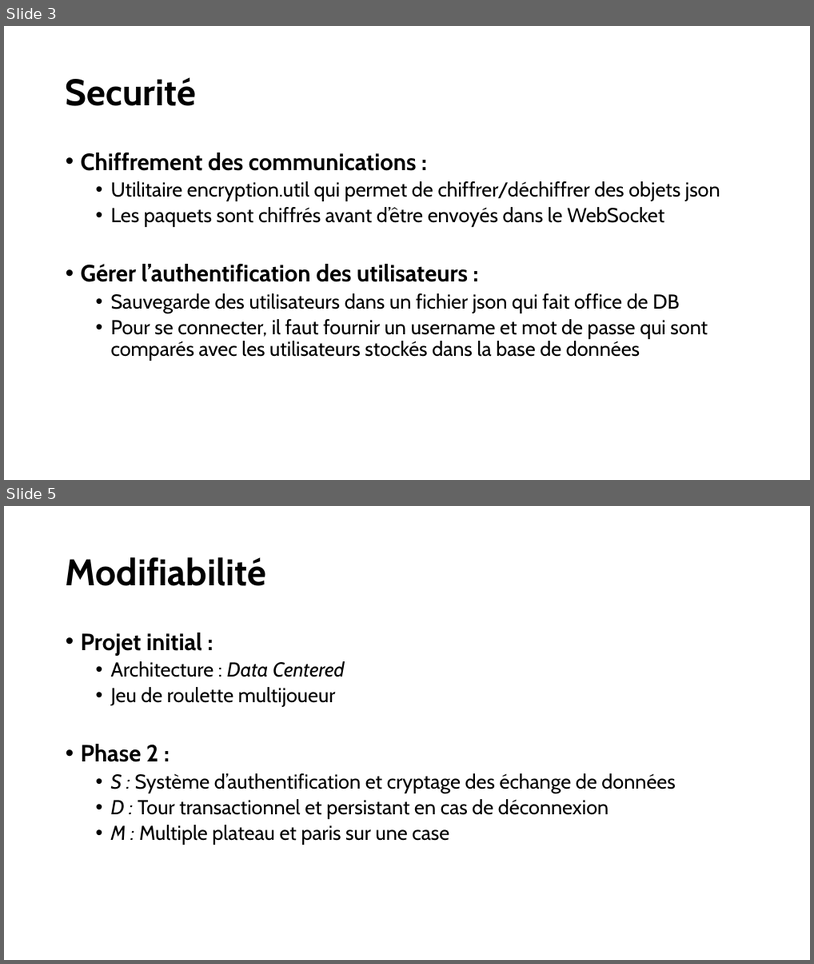
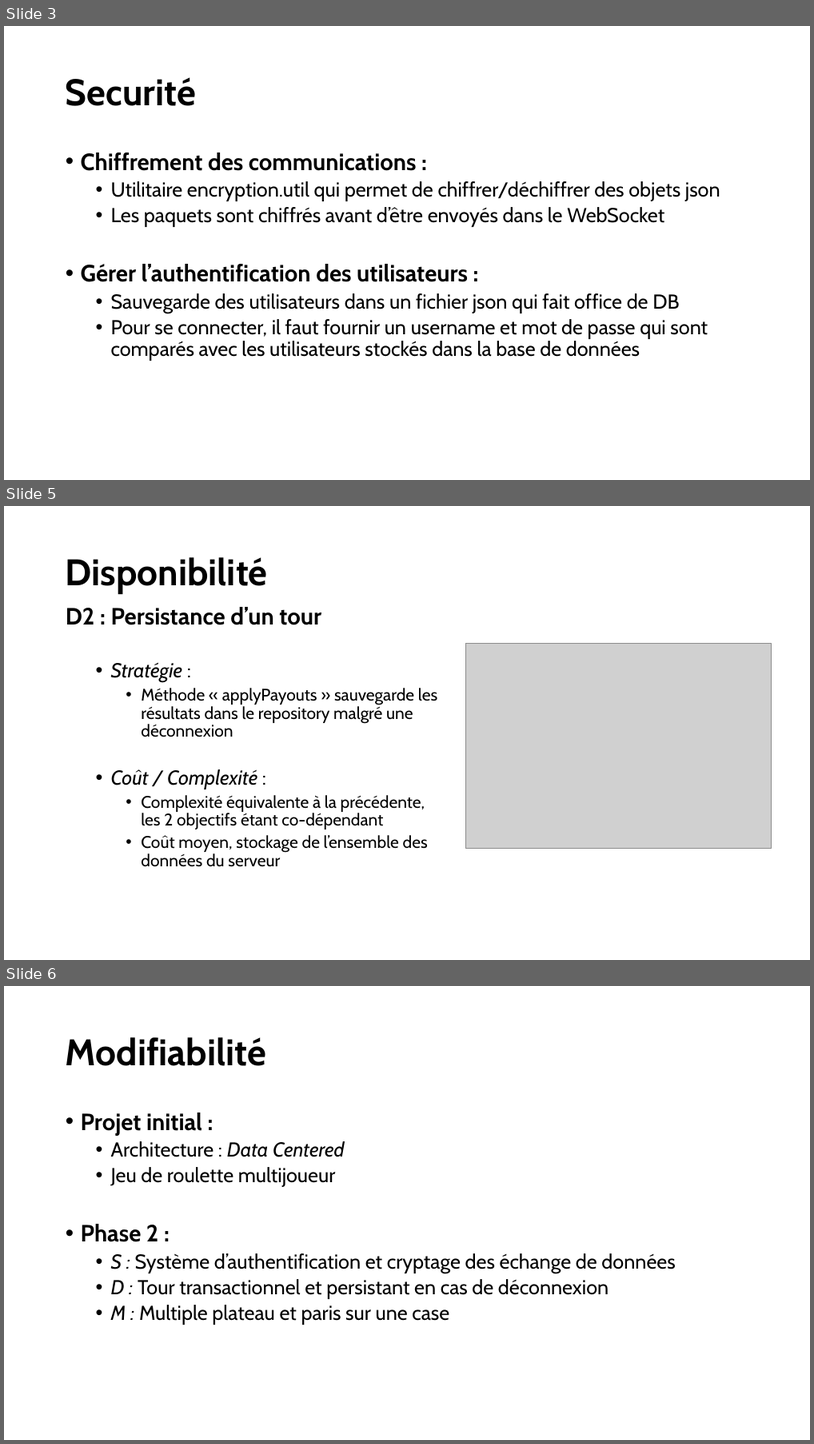
Before and after one commit to RobinSteiger/ASAD, a slide deck: doc/presentation.pptx. Shown one above the other, each under a label of ours: slides 3 and 5 before the commit, slides 3, 5 and 6 after it; the slides between them are not shown. The pictures are 814x964 and 814x1444 pixels, drawn with LibreOffice and Linux fonts; fonts in the diff are those of the drawing; grey boxes stand for pictures. Boxes give left, top, right and bottom in pixels: in the first picture for what was removed or moved away, otherwise in the second. Text is boxed around its words. In the diff, an @@ line names an element or a change of style, - is before the commit and + after.

```diff
--- a/doc/presentation.pptx
+++ b/doc/presentation.pptx
@@ slide 5 added at bbox=[4, 506, 810, 960], background #FFFFFF @@
@@ title added at bbox=[66, 557, 268, 594], 44 pt, text #000000, bold @@
+Disponibilité
@@ text added at bbox=[66, 607, 438, 867], 20 pt, text #000000 @@
+D2 : Persistance d’un tour
+  • Stratégie :
+    • Méthode « applyPayouts » sauvegarde les résultats dans le repository malgré une déconnexion
+  • Coût / Complexité :
+    • Complexité équivalente à la précédente, les 2 objectifs étant co-dépendant
+    • Coût moyen, stockage de l’ensemble des données du serveur
@@ picture added at bbox=[466, 644, 772, 848] @@
@@ what was slide 5 is now slide 6 @@
```
Also in this commit, not shown: 2 slides changed, 1 other file.
